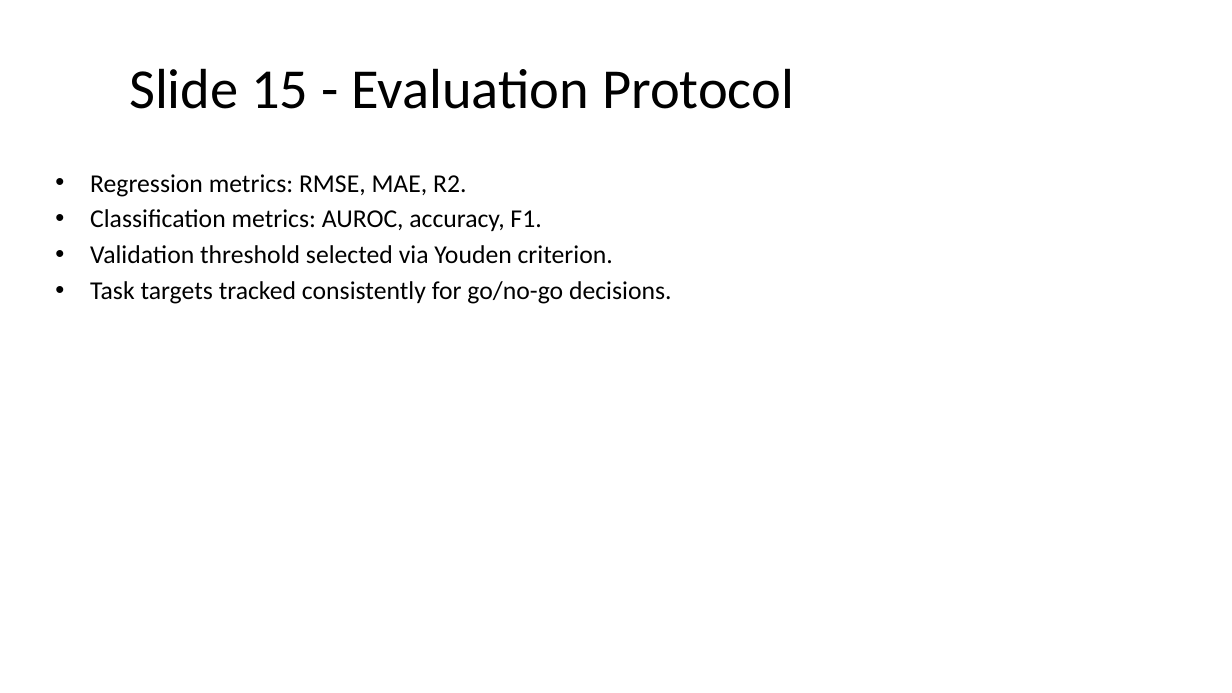
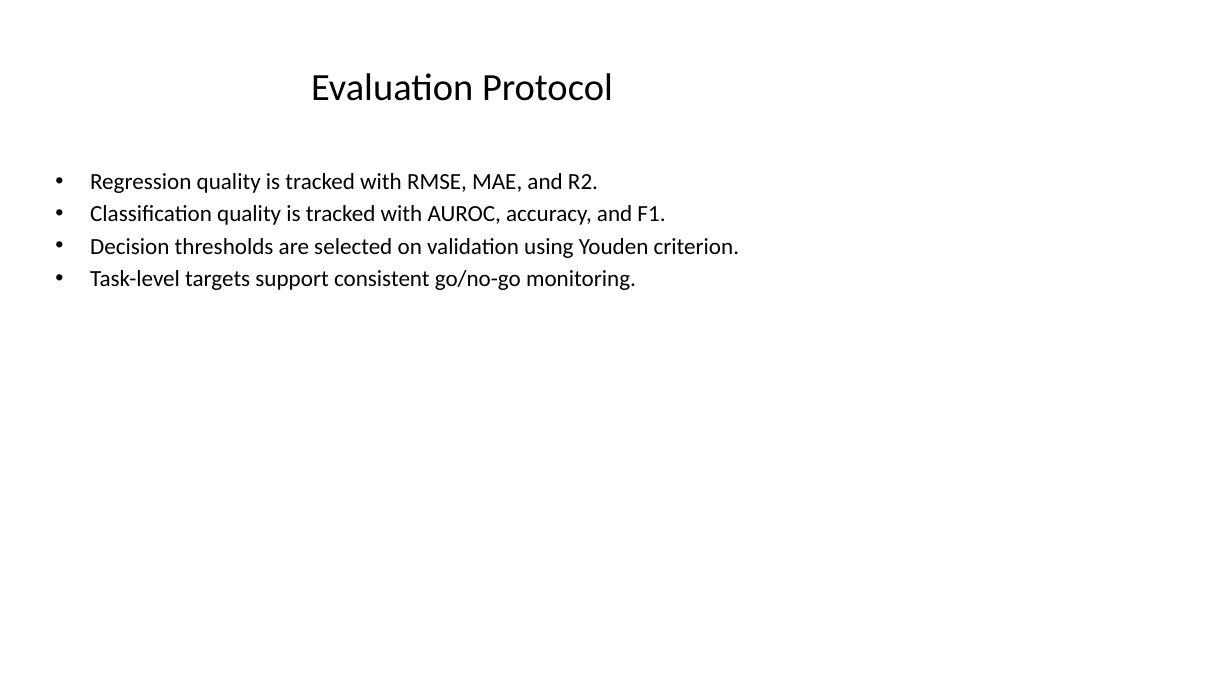
Before and after one commit to Sushree2179/Neural_PK-PD_Modeling_with_ODE, a slide deck: slide 17 of Slides/Phase3B_18Slide_Deck.pptx (slide 15 before the commit). Drawn at 1232x693 pixels with LibreOffice and Linux fonts; fonts in the diff are those of the drawing. Boxes give left, top, right and bottom in pixels: in the first picture for what was removed or moved away, otherwise in the second. Text is boxed around its words. In the diff, an @@ line names an element or a change of style, - is before the commit and + after.

```diff
--- a/Slides/Phase3B_18Slide_Deck.pptx
+++ b/Slides/Phase3B_18Slide_Deck.pptx
@@ title at (311,73,613,101): text changed; size 44 to 30 pt @@
-Slide 15 - Evaluation Protocol
+Evaluation Protocol
@@ text at (90,173,740,290): text changed; size 20 to 18 pt @@
-• Regression metrics: RMSE, MAE, R2.
-• Classification metrics: AUROC, accuracy, F1.
-• Validation threshold selected via Youden criterion.
-• Task targets tracked consistently for go/no-go decisions.
+• Regression quality is tracked with RMSE, MAE, and R2.
+• Classification quality is tracked with AUROC, accuracy, and F1.
+• Decision thresholds are selected on validation using Youden criterion.
+• Task-level targets support consistent go/no-go monitoring.
```
Also in this commit, not shown: 17 other slides changed, 5 slides added, 3 other files.
